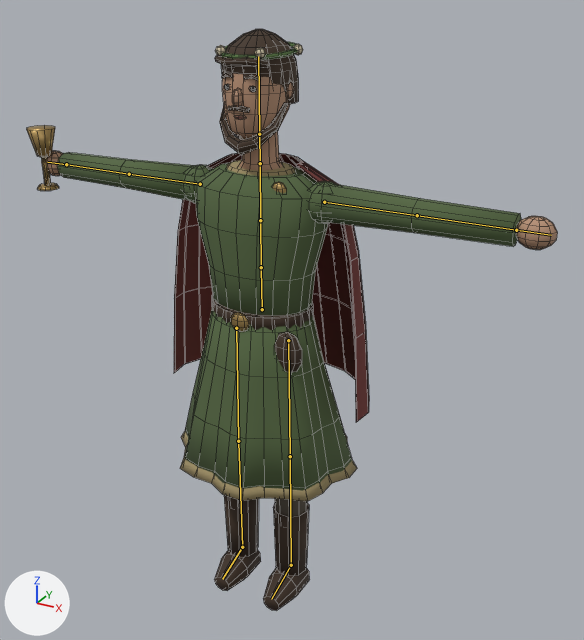
An edit to the Blender file modelos/novio.blend, drawn before and after from the same camera.
Rendered twice from a 50 mm camera at (1.134, -1.88, 1.928) aimed at (0.104, -0.007, 0.991). The lights are fixed; the arrows at lower left show +X, +Y and +Z. The first picture is the older version. The bones that bend it are drawn over the model as lines. Mesh edges are drawn as thin lines.

The first picture shows 'Novio'.
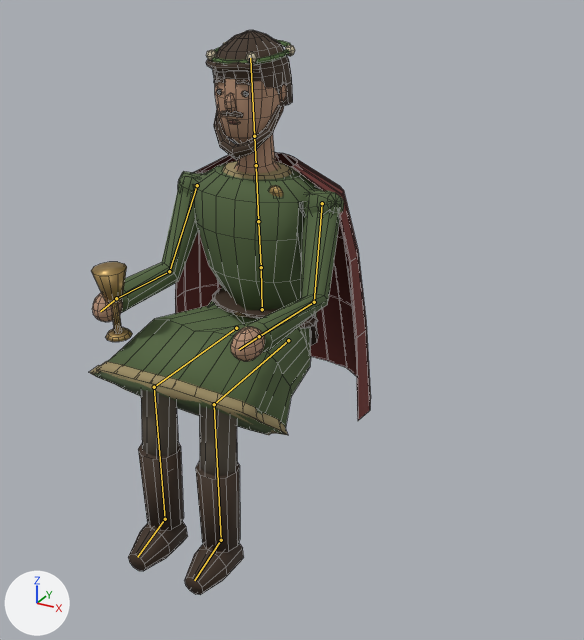
The newer file adds an action. The first version stands in its rest pose; the second is drawn at frame 1 of the action 'brindis-sentado'.

Diff of the bpy script that builds the scene:
```diff
--- a/modelos/novio.blend.py
+++ b/modelos/novio.blend.py
@@ bone_espalda @@
 bone_espalda = bpy.data.objects['Esqueleto'].pose.bones['espalda']  # child of 'cadera'
-bone_espalda.rotation_quaternion = (1.0, 0.0, 0.0, 0.0)  # degrees (0, 0, 0)
+bone_espalda.rotation_quaternion = (0.999, 0.035, 0.0, 0.0)  # degrees (4, 0, 0)
@@ bone_brazoi @@
 bone_brazoi = bpy.data.objects['Esqueleto'].pose.bones['brazoI']  # child of 'pecho'
-bone_brazoi.rotation_quaternion = (1.0, 0.0, 0.0, 0.0)  # degrees (0, 0, 0)
+bone_brazoi.rotation_quaternion = (0.749, -0.59, 0.0, -0.302)  # degrees (-71, -21, -29)
@@ bone_antebrazoi @@
 bone_antebrazoi = bpy.data.objects['Esqueleto'].pose.bones['antebrazoI']  # child of 'brazoI'
-bone_antebrazoi.rotation_quaternion = (1.0, 0.0, 0.0, 0.0)  # degrees (0, 0, 0)
+bone_antebrazoi.rotation_quaternion = (0.707, 0.428, 0.445, -0.345)  # degrees (51, 68, -16)
@@ bone_brazod @@
 bone_brazod = bpy.data.objects['Esqueleto'].pose.bones['brazoD']  # child of 'pecho'
-bone_brazod.rotation_quaternion = (1.0, 0.0, 0.0, 0.0)  # degrees (0, 0, 0)
+bone_brazod.rotation_quaternion = (0.758, -0.58, 0.0, 0.297)  # degrees (-70, 20, 29)
@@ bone_antebrazod @@
 bone_antebrazod = bpy.data.objects['Esqueleto'].pose.bones['antebrazoD']  # child of 'brazoD'
-bone_antebrazod.rotation_quaternion = (1.0, 0.0, 0.0, 0.0)  # degrees (0, 0, 0)
+bone_antebrazod.rotation_quaternion = (0.694, 0.455, -0.44, 0.342)  # degrees (59, -67, 11)
@@ bone_manod @@
 bone_manod = bpy.data.objects['Esqueleto'].pose.bones['manoD']  # child of 'antebrazoD'
-bone_manod.rotation_quaternion = (1.0, 0.0, 0.0, 0.0)  # degrees (0, 0, 0)
+bone_manod.rotation_quaternion = (0.995, -0.047, 0.056, 0.064)  # degrees (-5, 7, 7)
@@ bone_musloi @@
 bone_musloi = bpy.data.objects['Esqueleto'].pose.bones['musloI']  # child of 'cadera'
-bone_musloi.rotation_quaternion = (1.0, 0.0, 0.0, 0.0)  # degrees (0, 0, 0)
+bone_musloi.rotation_quaternion = (0.719, -0.695, -0.009, -0.009)  # degrees (-88, -1, 0)
@@ bone_espinillai @@
 bone_espinillai = bpy.data.objects['Esqueleto'].pose.bones['espinillaI']  # child of 'musloI'
-bone_espinillai.rotation_quaternion = (1.0, 0.0, 0.0, 0.0)  # degrees (0, 0, 0)
+bone_espinillai.rotation_quaternion = (0.719, 0.695, 0.0, 0.0)  # degrees (88, 0, 0)
@@ bone_muslod @@
 bone_muslod = bpy.data.objects['Esqueleto'].pose.bones['musloD']  # child of 'cadera'
-bone_muslod.rotation_quaternion = (1.0, 0.0, 0.0, 0.0)  # degrees (0, 0, 0)
+bone_muslod.rotation_quaternion = (0.719, -0.695, 0.009, 0.009)  # degrees (-88, 1, 0)
@@ bone_espinillad @@
 bone_espinillad = bpy.data.objects['Esqueleto'].pose.bones['espinillaD']  # child of 'musloD'
-bone_espinillad.rotation_quaternion = (1.0, 0.0, 0.0, 0.0)  # degrees (0, 0, 0)
+bone_espinillad.rotation_quaternion = (0.719, 0.695, 0.0, 0.0)  # degrees (88, 0, 0)
```

Changed parts and their boxes [x1, y1, x2, y2] in the pictures (584 x 640 px):
'Novio', posed (47% narrower): before [27, 29, 557, 611]; after [89, 30, 371, 595]
bone 'espalda', root to tip: before (261, 267) to (260, 220); after (261, 267) to (258, 221)
bone 'brazoI', root to tip: before (324, 202) to (417, 215); after (322, 203) to (314, 302)
bone 'antebrazoI', root to tip: before (417, 215) to (516, 230); after (314, 302) to (259, 336)
bone 'brazoD', root to tip: before (200, 184) to (129, 174); after (197, 185) to (169, 271)
bone 'antebrazoD', root to tip: before (129, 174) to (66, 164); after (169, 271) to (116, 298)
bone 'manoD', root to tip: before (66, 164) to (47, 162); after (116, 298) to (100, 311)
bone 'musloI', root to tip: before (288, 340) to (290, 456); after (288, 340) to (214, 404)
bone 'espinillaI', root to tip: before (290, 456) to (291, 565); after (214, 404) to (221, 540)
bone 'musloD', root to tip: before (236, 328) to (238, 441); after (236, 328) to (154, 387)
bone 'espinillaD', root to tip: before (238, 441) to (242, 547); after (154, 387) to (165, 519)
